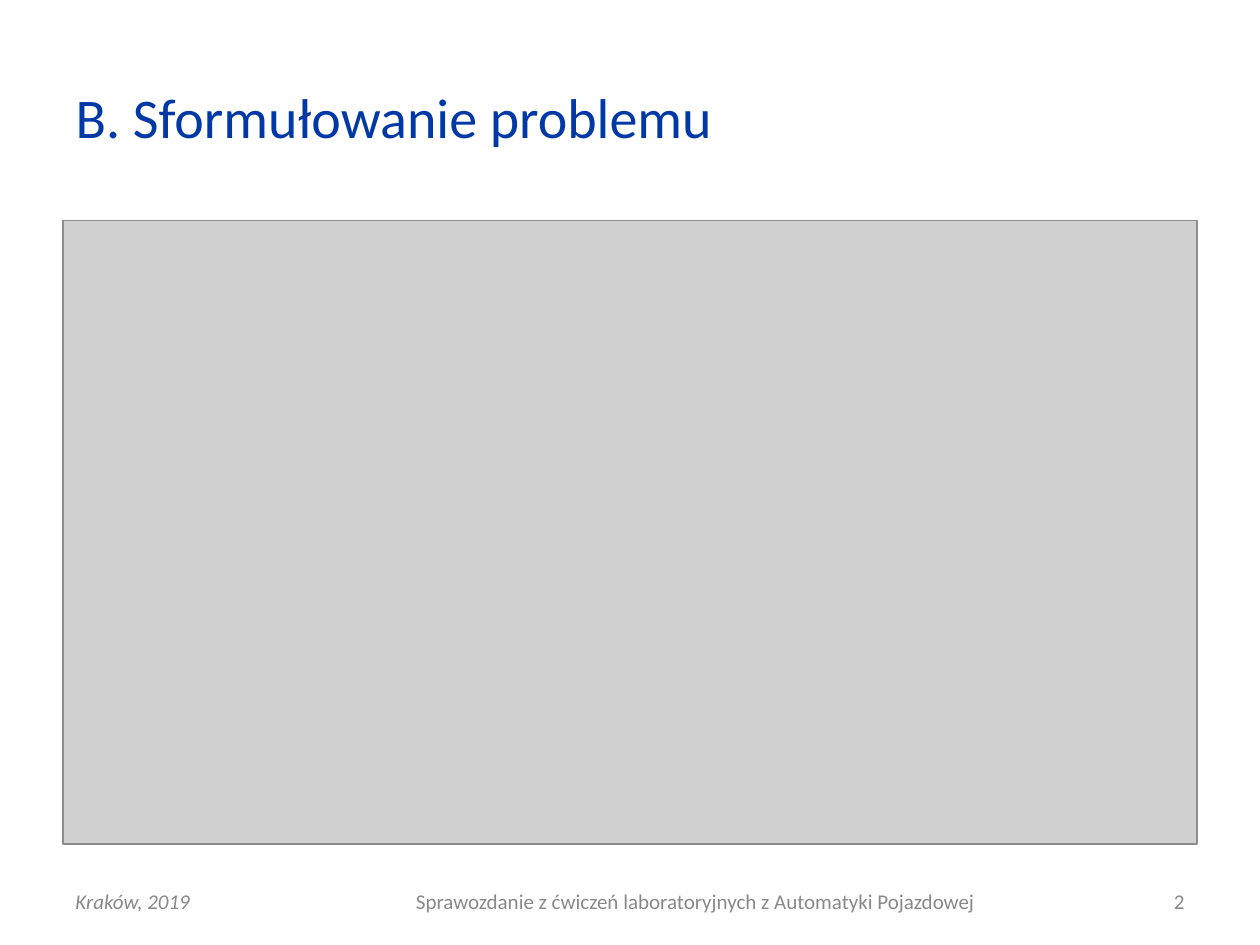
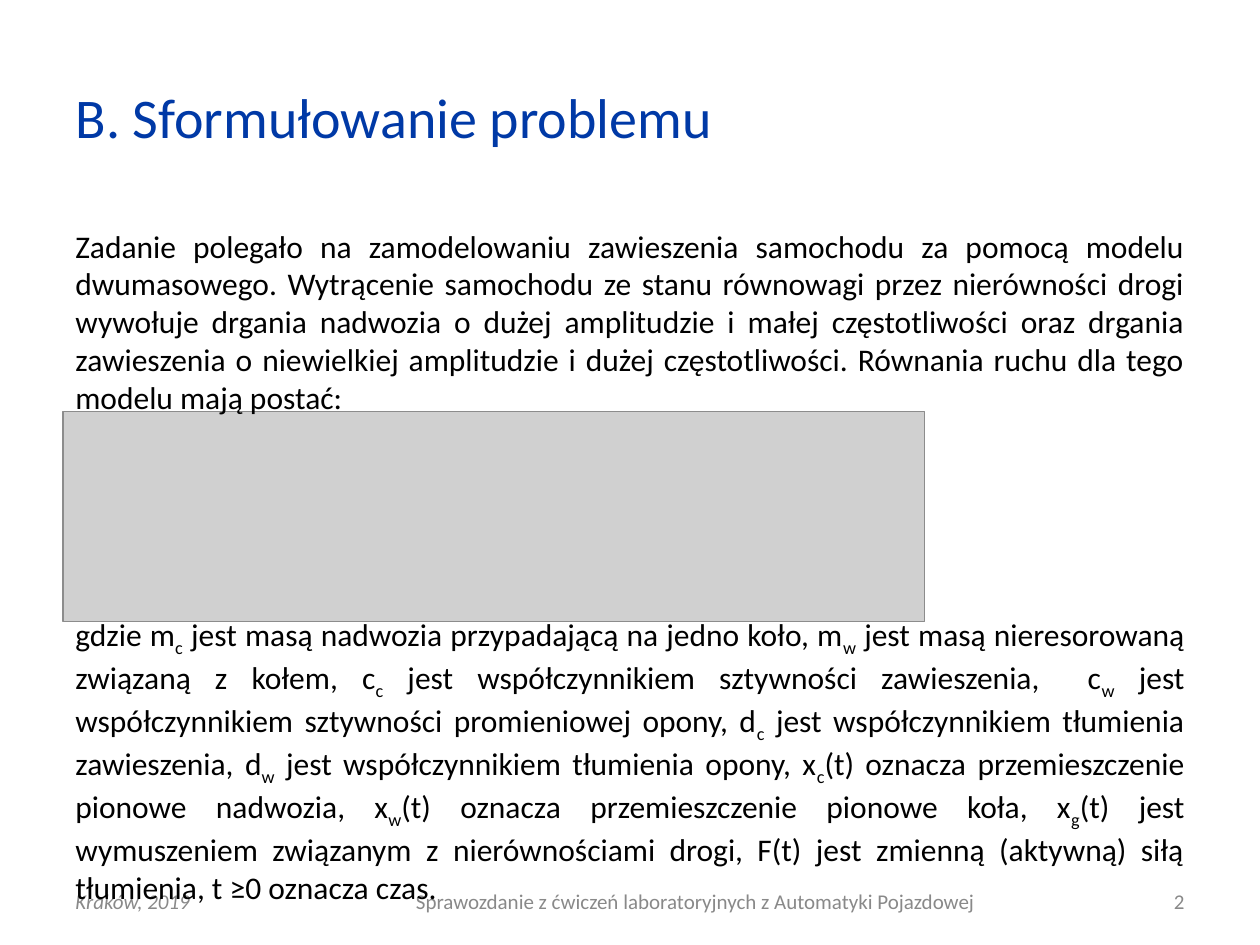
Before and after one commit to elfsonix/Automatyka-Pojazdowa, a slide deck: slide 2 of Lab9/AP_L09_20190410_0930_G03.ppt. Drawn at 1260x945 pixels with LibreOffice and Linux fonts; fonts in the diff are those of the drawing; grey boxes stand for pictures. Boxes give left, top, right and bottom in pixels: in the first picture for what was removed or moved away, otherwise in the second. Text is boxed around its words. In the diff, an @@ line names an element or a change of style, - is before the commit and + after.

Commit message:
Sformułowanie problemu i sprawko w pdf

```diff
--- a/Lab9/AP_L09_20190410_0930_G03.ppt
+++ b/Lab9/AP_L09_20190410_0930_G03.ppt
@@ picture removed at <box>63,220,1197,844</box> @@
@@ text added at <box>75,236,1184,416</box>, 18 pt, text #000000 @@
+Zadanie polegało na zamodelowaniu zawieszenia samochodu za pomocą modelu dwumasowego. Wytrącenie samochodu ze stanu równowagi przez nierówności drogi wywołuje drgania nadwozia o dużej amplitudzie i małej częstotliwości oraz drgania zawieszenia o niewielkiej amplitudzie i dużej częstotliwości. Równania ruchu dla tego modelu mają postać:
@@ picture added at <box>63,412,925,622</box> @@
@@ text added at <box>75,620,1185,907</box>, 18 pt, text #000000 @@
+gdzie mc jest masą nadwozia przypadającą na jedno koło, mw jest masą nieresorowaną związaną z kołem, cc jest współczynnikiem sztywności zawieszenia, cw jest współczynnikiem sztywności promieniowej opony, dc jest współczynnikiem tłumienia zawieszenia, dw jest współczynnikiem tłumienia opony, xc(t) oznacza przemieszczenie pionowe nadwozia, xw(t) oznacza przemieszczenie pionowe koła, xg(t) jest wymuszeniem związanym z nierównościami drogi, F(t) jest zmienną (aktywną) siłą tłumienia, t ≥0 oznacza czas.
```
Also in this commit, not shown: 3 other files.
